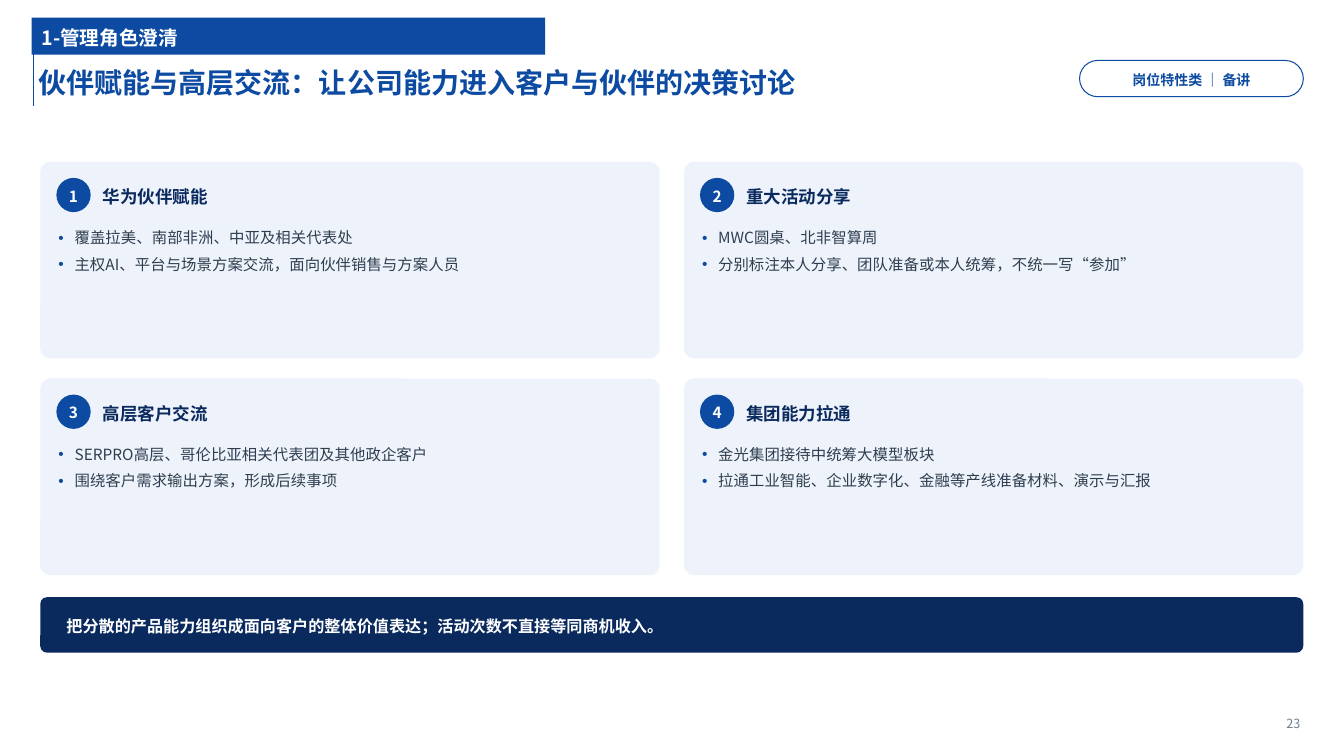
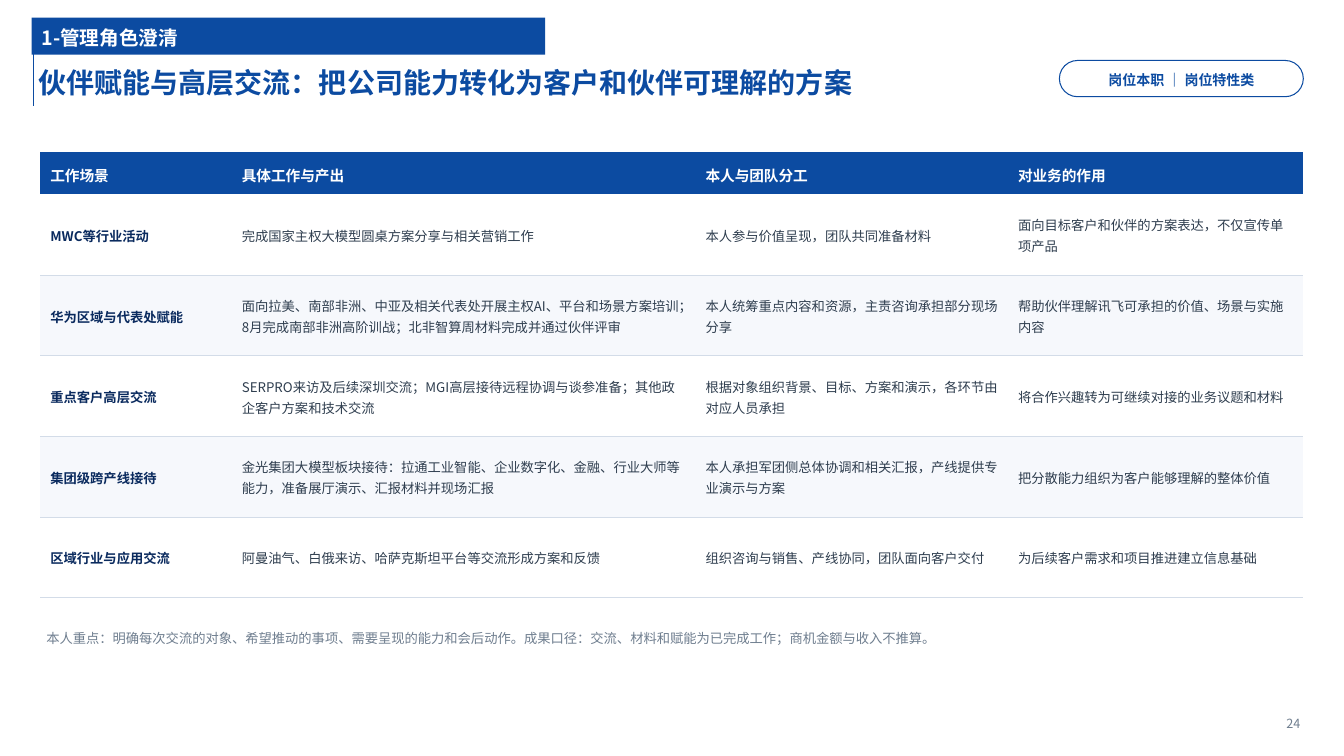
Before and after one commit to chyhcs/wyyh, a slide deck: slide 24 of 干部试用期转正述职-陈昊.pptx (slide 23 before the commit). Drawn at 1344x756 pixels with LibreOffice and Linux fonts; fonts in the diff are those of the drawing. Boxes give left, top, right and bottom in pixels: in the first picture for what was removed or moved away, otherwise in the second. Text is boxed around its words. In the diff, an @@ line names an element or a change of style, - is before the commit and + after.

```diff
--- a/干部试用期转正述职-陈昊.pptx
+++ b/干部试用期转正述职-陈昊.pptx
@@ title at (38, 69, 852, 96): text changed @@
-伙伴赋能与高层交流：让公司能力进入客户与伙伴的决策讨论
+伙伴赋能与高层交流：把公司能力转化为客户和伙伴可理解的方案
@@ rounded rectangle "岗位本职 ｜ 岗位特性类": place and size @@
-rounded rectangle "岗位本职 ｜ 岗位特性类" at (1080, 60, 1304, 97)
+rounded rectangle "岗位本职 ｜ 岗位特性类" at (1060, 60, 1304, 97)
@@ text in rounded rectangle at (1108, 73, 1255, 87): text changed @@
-岗位特性类 ｜ 备讲
+岗位本职 ｜ 岗位特性类
@@ rounded rectangle removed at (40, 161, 659, 358) @@
@@ table added at (40, 152, 1304, 598), 6 rows, 4 columns @@
+工作场景 | 具体工作与产出 | 本人与团队分工 | 对业务的作用
+MWC等行业活动 | 完成国家主权大模型圆桌方案分享与相关营销工作 | 本人参与价值呈现，团队共同准备材料 | 面向目标客户和伙伴的方案表达，不仅宣传单项产品
+华为区域与代表处赋能 | 面向拉美、南部非洲、中亚及相关代表处开展主权AI、平台和场景方案培训；8月完成南部非洲高阶训战；北非智算周材料完成并通过伙伴评审 | 本人统筹重点内容和资源，主责咨询承担部分现场分享 | 帮助伙伴理解讯飞可承担的价值、场景与实施内容
+重点客户高层交流 | SERPRO来访及后续深圳交流；MGI高层接待远程协调与谈参准备；其他政企客户方案和技术交流 | 根据对象组织背景、目标、方案和演示，各环节由对应人员承担 | 将合作兴趣转为可继续对接的业务议题和材料
+集团级跨产线接待 | 金光集团大模型板块接待：拉通工业智能、企业数字化、金融、行业大师等能力，准备展厅演示、汇报材料并现场汇报 | 本人承担军团侧总体协调和相关汇报，产线提供专业演示与方案 | 把分散能力组织为客户能够理解的整体价值
+区域行业与应用交流 | 阿曼油气、白俄来访、哈萨克斯坦平台等交流形成方案和反馈 | 组织咨询与销售、产线协同，团队面向客户交付 | 为后续客户需求和项目推进建立信息基础
@@ ellipse removed at (56, 177, 91, 212) @@
-1
@@ rounded rectangle removed at (685, 161, 1304, 358) @@
@@ ellipse removed at (701, 177, 735, 212) @@
-2
@@ text removed at (103, 188, 208, 205) @@
-华为伙伴赋能
@@ text removed at (746, 188, 851, 205) @@
-重大活动分享
@@ text removed at (75, 230, 460, 272) @@
-• 覆盖拉美、南部非洲、中亚及相关代表处
-• 主权AI、平台与场景方案交流，面向伙伴销售与方案人员
@@ text removed at (718, 230, 1135, 272) @@
-• MWC圆桌、北非智算周
-• 分别标注本人分享、团队准备或本人统筹，不统一写“参加”
@@ rounded rectangle removed at (40, 378, 659, 575) @@
@@ rounded rectangle removed at (685, 378, 1304, 575) @@
@@ ellipse removed at (56, 394, 91, 429) @@
-3
@@ text removed at (103, 405, 208, 422) @@
-高层客户交流
@@ ellipse removed at (701, 394, 735, 429) @@
-4
@@ text removed at (746, 405, 851, 422) @@
-集团能力拉通
@@ text removed at (75, 447, 428, 488) @@
-• SERPRO高层、哥伦比亚相关代表团及其他政企客户
-• 围绕客户需求输出方案，形成后续事项
@@ text removed at (718, 447, 1151, 488) @@
-• 金光集团接待中统筹大模型板块
-• 拉通工业智能、企业数字化、金融等产线准备材料、演示与汇报
@@ rounded rectangle removed at (40, 597, 1304, 652) @@
@@ text removed at (66, 618, 663, 635) @@
-把分散的产品能力组织成面向客户的整体价值表达；活动次数不直接等同商机收入。
@@ text added at (46, 632, 935, 645), 9.5 pt, text #6F7E8F @@
+本人重点：明确每次交流的对象、希望推动的事项、需要呈现的能力和会后动作。成果口径：交流、材料和赋能为已完成工作；商机金额与收入不推算。
@@ text at (1286, 718, 1300, 728): text changed @@
-23
+24
```
Also in this commit, not shown: 25 other slides changed, 7 slides added, 6 slides removed, 2 other files.
